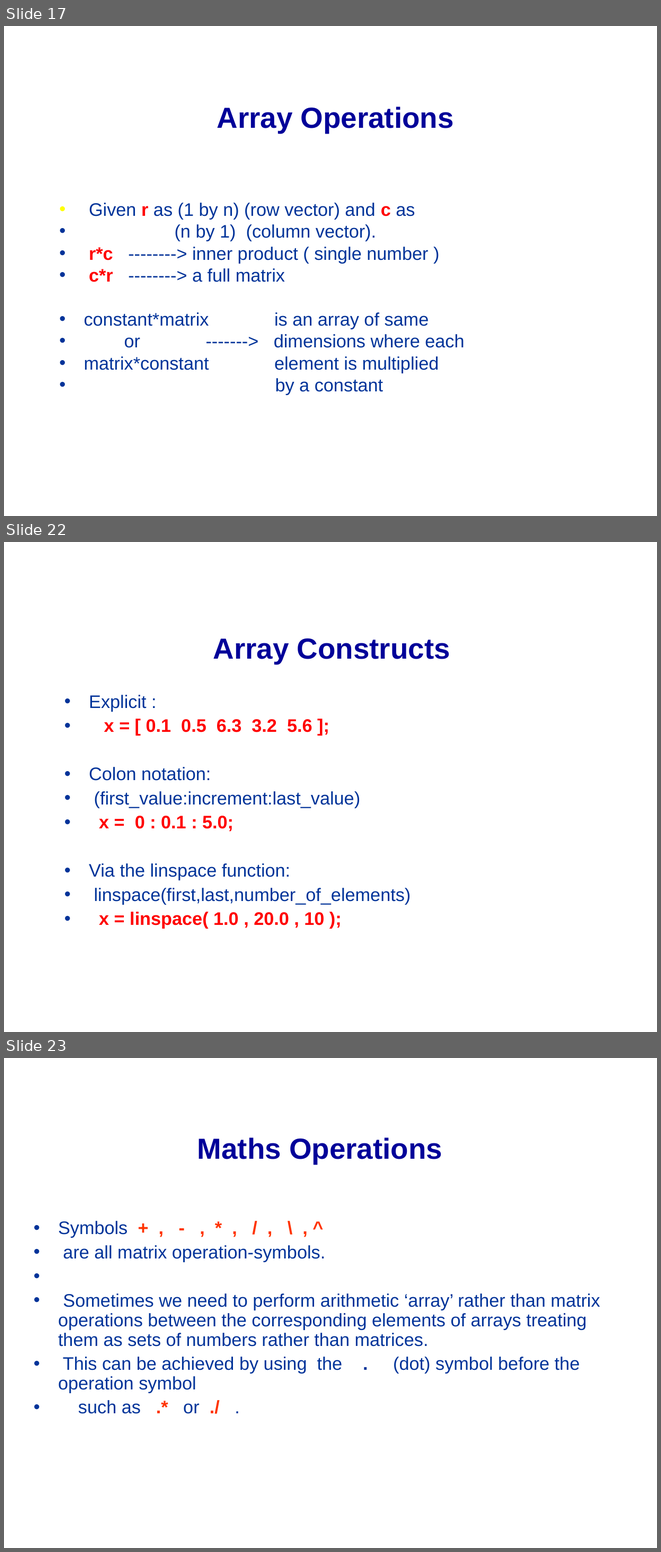
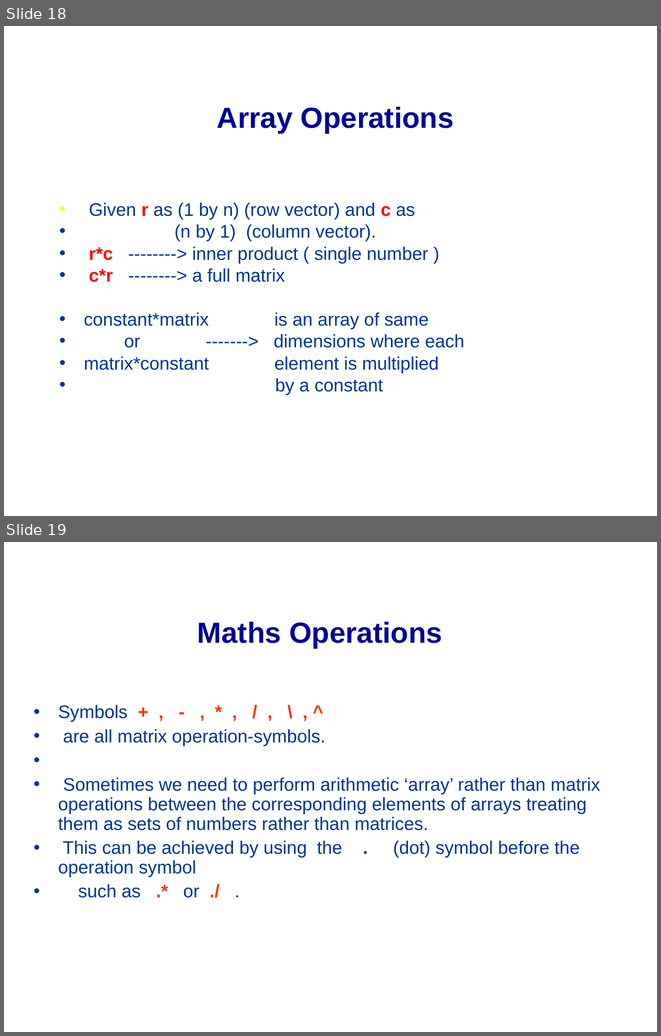
Before and after one commit to mikeg64/iome, a slide deck: src/examples/course/matlab/presentations_and_docs/matlab1.ppt. Shown one above the other, each under a label of ours: slides 17, 22 and 23 before the commit, slides 18 and 19 after it; the slides between them are not shown. The pictures are 661x1552 and 661x1036 pixels, drawn with LibreOffice and Linux fonts; fonts in the diff are those of the drawing; background and template pictures are left out. Boxes give left, top, right and bottom in pixels: in the first picture for what was removed or moved away, otherwise in the second. Text is boxed around its words. In the diff, an @@ line names an element or a change of style, - is before the commit and + after.

```diff
--- a/src/examples/course/matlab/presentations_and_docs/matlab1.ppt
+++ b/src/examples/course/matlab/presentations_and_docs/matlab1.ppt
@@ slide 22 removed at <box>4,542,657,1032</box>, background picture (left out) @@
@@ title removed at <box>213,638,450,664</box> @@
-Array Constructs
@@ text removed at <box>89,695,411,928</box> @@
-• Explicit :
-• x = [ 0.1 0.5 6.3 3.2 5.6 ];
-• Colon notation:
-• (first_value:increment:last_value)
-• x = 0 : 0.1 : 5.0;
-• Via the linspace function:
-• linspace(first,last,number_of_elements)
-• x = linspace( 1.0 , 20.0 , 10 );
@@ what was slide 17 is now slide 18 @@
@@ what was slide 23 is now slide 19 @@
```
Also in this commit, not shown: 2 slides changed, 3 slides added, 20 other slides removed, 4 other files.
